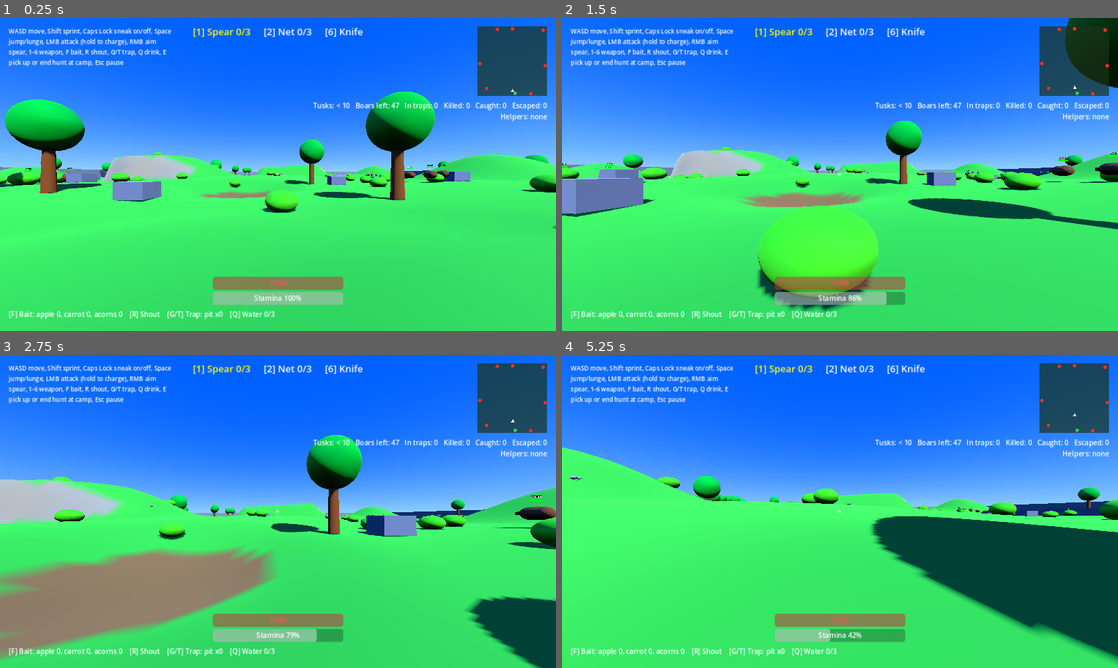
Above: before the commit, frames 1-4 (two rows, left to right).
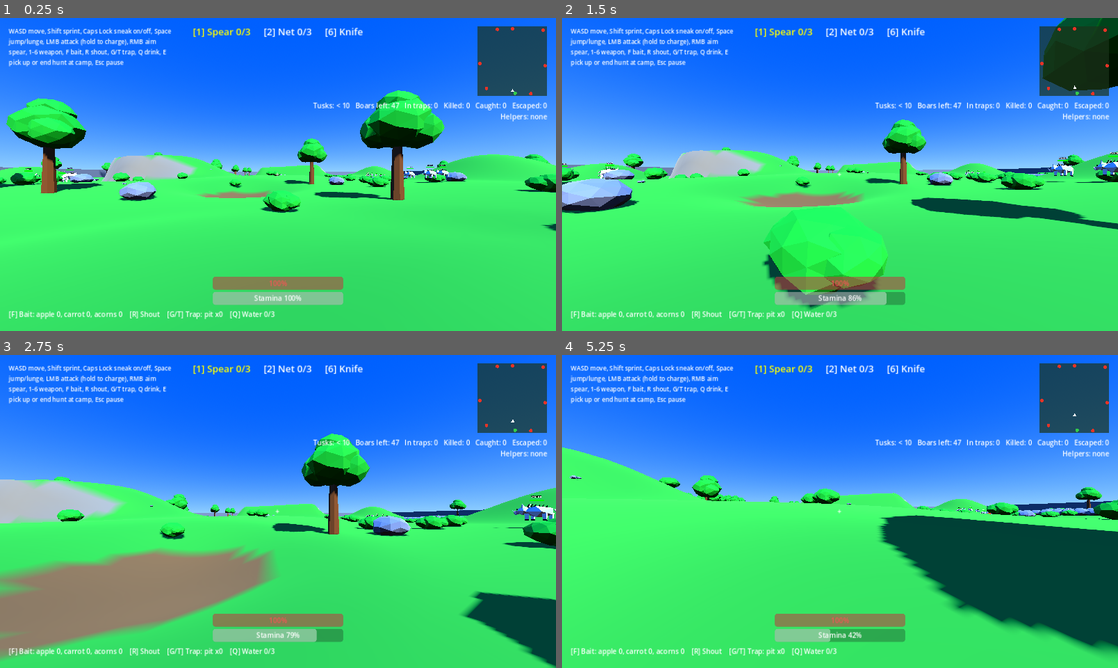
Above: after the commit, the same moments.

Repository: bageus/where-boar
Game: Godot game, scene res://game/presentation/hunt_map/public/hunt_map.tscn
The game is run twice, just before and just after one commit, with the same random seed, the same clock (stepped at 60 frames per second) and the same inputs. This scene is started directly instead of the project's main scene.
Inputs (mouse positions are in pixels of both pictures, inside the frame that each line leads up to):
- Up to frame 1 (0.25 s): no input
- Up to frame 2 (1.5 s): tap Enter at 0.5 s; move the mouse to (867, 174) at 0.52 s; hold Right mouse button (aim) 0.53-1.28 s; hold W (move_forward) from 0.53 s (still down); tap Space (jump) at 0.77 s; move the mouse to (812, 174) at 1.27 s; click (812, 174) at 1.35 s
- Up to frame 3 (2.75 s): keep holding W (move_forward); tap Space (jump) at 1.52 s; move the mouse to (289, 505) at 2.02 s; hold F (bait) from 2.03 s (still down)
- Up to frame 4 (5.25 s): keep holding W (move_forward); move the mouse to (834, 517) at 2.77 s; release F (bait) at 2.78 s; tap Caps Lock (crouch) at 2.85 s; tap Space (jump) at 3.02, 3.77, 4.52 s; move the mouse to (878, 514) at 3.52 s; hold Q (drink) 3.53-4.28 s; move the mouse to (795, 508) at 4.27 s; tap E (interact) at 4.35 s; move the mouse to (845, 511) at 5.02 s; hold R (shout) from 5.03 s (still down)

The runs differ from the first frame. In frame 1, 6.0% of the frame differs, in the area x 0-100%, y 23-69%; in frame 2, 11%, in the area x 0-100%, y 0-94%; in frame 3, 4.2%; in frame 4, 2.8%.
Error in both runs: Invalid access to property or key 'spawn_weight' on a base object of type 'Resource'. (res://game/features/boar/public/boar_types.gd:20)

Commit message:
P3-018: low-poly boar and nature models from tools/build_models.py
Co-Authored-By: Claude Opus 5.5 <noreply@anthropic.com>
Claude-Session: https://claude.ai/code/session_017Jb3ZfzYPbeQG7oKZQVYiW

Diff:
--- a/game/features/boar/module.json
+++ b/game/features/boar/module.json
@@ -9,6 +9,8 @@
     "public/boar_outcome.gd",
     "public/boar_body.tscn",
     "public/boar_body.gd",
+    "public/boar_model.tscn",
+    "public/boar_model.gd",
     "public/boar_type.gd",
     "public/boar_types.gd",
     "public/boar_hitbox.gd"
--- a/game/features/boar/public/boar_body.gd
+++ b/game/features/boar/public/boar_body.gd
@@ -108,10 +108,7 @@
 
 func _ready() -> void:
 	boar = Boar.new(boar_type.id, boar_type.max_health)
-	var hide := StandardMaterial3D.new()
-	hide.albedo_color = boar_type.color
-	$Body.material_override = hide
-	$Snout.material_override = hide
+	$Model.paint(boar_type.color)
 	_show_state()
 
 
--- a/game/features/boar/public/boar_body.tscn
+++ b/game/features/boar/public/boar_body.tscn
@@ -1,8 +1,9 @@
-[gd_scene load_steps=14 format=3]
+[gd_scene load_steps=12 format=3]
 
 [ext_resource type="Script" path="res://game/features/boar/public/boar_body.gd" id="1_boar"]
 [ext_resource type="Script" path="res://game/features/boar/presentation/boar_sounds.gd" id="2_sounds"]
 [ext_resource type="Script" path="res://game/features/boar/public/boar_hitbox.gd" id="3_hitbox"]
+[ext_resource type="PackedScene" path="res://game/features/boar/public/boar_model.tscn" id="4_model"]
 
 [sub_resource type="CapsuleShape3D" id="Shape_body"]
 radius = 0.45
@@ -11,18 +12,6 @@
 [sub_resource type="CapsuleShape3D" id="Shape_hitbox"]
 radius = 0.8
 height = 2.3
-
-[sub_resource type="StandardMaterial3D" id="Mat_hide"]
-albedo_color = Color(0.42, 0.27, 0.16, 1)
-
-[sub_resource type="CapsuleMesh" id="Mesh_body"]
-material = SubResource("Mat_hide")
-radius = 0.45
-height = 1.6
-
-[sub_resource type="BoxMesh" id="Mesh_snout"]
-material = SubResource("Mat_hide")
-size = Vector3(0.3, 0.25, 0.3)
 
 [sub_resource type="StandardMaterial3D" id="Mat_bar_back"]
 shading_mode = 0
@@ -51,13 +40,7 @@
 transform = Transform3D(1, 0, 0, 0, 0, 1, 0, -1, 0, 0, 0.5, 0)
 shape = SubResource("Shape_body")
 
-[node name="Body" type="MeshInstance3D" parent="."]
-transform = Transform3D(1, 0, 0, 0, 0, 1, 0, -1, 0, 0, 0.5, 0)
-mesh = SubResource("Mesh_body")
-
-[node name="Snout" type="MeshInstance3D" parent="."]
-transform = Transform3D(1, 0, 0, 0, 1, 0, 0, 0, 1, 0, 0.5, -0.9)
-mesh = SubResource("Mesh_snout")
+[node name="Model" parent="." instance=ExtResource("4_model")]
 
 [node name="HealthBar" type="Node3D" parent="."]
 transform = Transform3D(1, 0, 0, 0, 1, 0, 0, 0, 1, 0, 1.4, 0)
--- /dev/null
+++ b/game/features/boar/public/boar_model.gd
@@ -0,0 +1,13 @@
+extends Node3D
+
+## Low-poly boar from assets/models/boar.glb (tools/build_models.py); the "hide" surface takes a boar type's colour.
+
+
+func paint(color: Color) -> void:
+	var hide := StandardMaterial3D.new()
+	hide.albedo_color = color
+	hide.roughness = 0.9
+	for mesh: MeshInstance3D in find_children("*", "MeshInstance3D", true, false):
+		for i in mesh.mesh.get_surface_count():
+			if mesh.mesh.surface_get_material(i).resource_name == "hide":
+				mesh.set_surface_override_material(i, hide)
--- /dev/null
+++ b/game/features/boar/public/boar_model.tscn
@@ -0,0 +1,9 @@
+[gd_scene load_steps=3 format=3]
+
+[ext_resource type="Script" path="res://game/features/boar/public/boar_model.gd" id="1_model"]
+[ext_resource type="PackedScene" path="res://assets/models/boar.glb" id="2_glb"]
+
+[node name="BoarModel" type="Node3D"]
+script = ExtResource("1_model")
+
+[node name="Mesh" parent="." instance=ExtResource("2_glb")]
--- a/game/features/hunter/presentation/mount.gd
+++ b/game/features/hunter/presentation/mount.gd
@@ -8,9 +8,7 @@
 
 
 func _ready() -> void:
-	var hide := StandardMaterial3D.new()
-	hide.albedo_color = boar_type.color
-	$Body.material_override = hide
+	$Model.paint(boar_type.color)
 	$Label.text = "%s — ride [E]" % boar_type.display_name
 
 
--- a/game/features/hunter/presentation/mount.tscn
+++ b/game/features/hunter/presentation/mount.tscn
@@ -1,16 +1,17 @@
-[gd_scene load_steps=5 format=3]
+[gd_scene load_steps=6 format=3]
 
 [ext_resource type="Script" path="res://game/features/hunter/presentation/mount.gd" id="1_mount"]
+[ext_resource type="PackedScene" path="res://game/features/boar/public/boar_model.tscn" id="2_model"]
 
 [sub_resource type="CapsuleShape3D" id="Shape_body"]
 radius = 0.45
 height = 1.6
 
-[sub_resource type="CapsuleMesh" id="Mesh_body"]
-radius = 0.45
-height = 1.6
+[sub_resource type="StandardMaterial3D" id="Mat_leather"]
+albedo_color = Color(0.5, 0.28, 0.12, 1)
 
 [sub_resource type="BoxMesh" id="Mesh_saddle"]
+material = SubResource("Mat_leather")
 size = Vector3(0.7, 0.15, 0.6)
 
 [node name="Mount" type="StaticBody3D"]
@@ -20,12 +21,10 @@
 transform = Transform3D(1, 0, 0, 0, 0, 1, 0, -1, 0, 0, 0.5, 0)
 shape = SubResource("Shape_body")
 
-[node name="Body" type="MeshInstance3D" parent="."]
-transform = Transform3D(1, 0, 0, 0, 0, 1, 0, -1, 0, 0, 0.5, 0)
-mesh = SubResource("Mesh_body")
+[node name="Model" parent="." instance=ExtResource("2_model")]
 
 [node name="Saddle" type="MeshInstance3D" parent="."]
-transform = Transform3D(1, 0, 0, 0, 1, 0, 0, 0, 1, 0, 0.98, 0)
+transform = Transform3D(1, 0, 0, 0, 1, 0, 0, 0, 1, 0, 1.02, 0.1)
 mesh = SubResource("Mesh_saddle")
 
 [node name="Label" type="Label3D" parent="."]
--- a/game/presentation/hunt_map/props/bush.tscn
+++ b/game/presentation/hunt_map/props/bush.tscn
@@ -1,21 +1,13 @@
-[gd_scene load_steps=4 format=3]
+[gd_scene load_steps=3 format=3]
 
-[sub_resource type="StandardMaterial3D" id="Mat_bush"]
-albedo_color = Color(0.3, 0.65, 0.15, 1)
-
-[sub_resource type="SphereMesh" id="Mesh_bush"]
-material = SubResource("Mat_bush")
-radius = 0.9
-height = 1.2
+[ext_resource type="PackedScene" path="res://assets/models/bush.glb" id="1_bush"]
 
 [sub_resource type="SphereShape3D" id="Shape_cover"]
 radius = 0.9
 
 [node name="Bush" type="Node3D"]
 
-[node name="Mesh" type="MeshInstance3D" parent="."]
-transform = Transform3D(1, 0, 0, 0, 1, 0, 0, 0, 1, 0, 0.5, 0)
-mesh = SubResource("Mesh_bush")
+[node name="Mesh" parent="." instance=ExtResource("1_bush")]
 
 [node name="Cover" type="StaticBody3D" parent="."]
 collision_layer = 16
--- a/game/presentation/hunt_map/props/rock.tscn
+++ b/game/presentation/hunt_map/props/rock.tscn
@@ -1,13 +1,8 @@
-[gd_scene load_steps=4 format=3]
+[gd_scene load_steps=3 format=3]
+
+[ext_resource type="PackedScene" path="res://assets/models/rock.glb" id="1_rock"]
 
 [sub_resource type="BoxShape3D" id="Shape_rock"]
-size = Vector3(2, 1.2, 2)
-
-[sub_resource type="StandardMaterial3D" id="Mat_rock"]
-albedo_color = Color(0.45, 0.45, 0.48, 1)
-
-[sub_resource type="BoxMesh" id="Mesh_rock"]
-material = SubResource("Mat_rock")
 size = Vector3(2, 1.2, 2)
 
 [node name="Rock" type="StaticBody3D"]
@@ -16,6 +11,4 @@
 transform = Transform3D(1, 0, 0, 0, 1, 0, 0, 0, 1, 0, 0.6, 0)
 shape = SubResource("Shape_rock")
 
-[node name="Mesh" type="MeshInstance3D" parent="."]
-transform = Transform3D(1, 0, 0, 0, 1, 0, 0, 0, 1, 0, 0.6, 0)
-mesh = SubResource("Mesh_rock")
+[node name="Mesh" parent="." instance=ExtResource("1_rock")]
--- a/game/presentation/hunt_map/props/stone_pile.tscn
+++ b/game/presentation/hunt_map/props/stone_pile.tscn
@@ -1,24 +1,14 @@
-[gd_scene load_steps=3 format=3]
+[gd_scene load_steps=2 format=3]
 
-[sub_resource type="StandardMaterial3D" id="Mat_stone"]
-albedo_color = Color(0.55, 0.55, 0.58, 1)
-
-[sub_resource type="SphereMesh" id="Mesh_stone"]
-material = SubResource("Mat_stone")
-radius = 0.12
-height = 0.2
+[ext_resource type="PackedScene" path="res://assets/models/stone.glb" id="1_stone"]
 
 [node name="StonePile" type="Node3D" groups=["stone_piles"]]
 metadata/stones = 3
 
-[node name="A" type="MeshInstance3D" parent="."]
-transform = Transform3D(1, 0, 0, 0, 1, 0, 0, 0, 1, 0, 0.08, 0)
-mesh = SubResource("Mesh_stone")
+[node name="A" parent="." instance=ExtResource("1_stone")]
 
-[node name="B" type="MeshInstance3D" parent="."]
-transform = Transform3D(1, 0, 0, 0, 1, 0, 0, 0, 1, 0.2, 0.08, 0.1)
-mesh = SubResource("Mesh_stone")
+[node name="B" parent="." instance=ExtResource("1_stone")]
+transform = Transform3D(0, 0, -1, 0, 1, 0, 1, 0, 0, 0.2, 0, 0.1)
 
-[node name="C" type="MeshInstance3D" parent="."]
-transform = Transform3D(1, 0, 0, 0, 1, 0, 0, 0, 1, 0.05, 0.08, -0.2)
-mesh = SubResource("Mesh_stone")
+[node name="C" parent="." instance=ExtResource("1_stone")]
+transform = Transform3D(-1, 0, 0, 0, 1, 0, 0, 0, -1, 0.05, 0, -0.2)
--- a/game/presentation/hunt_map/props/tree.tscn
+++ b/game/presentation/hunt_map/props/tree.tscn
@@ -1,25 +1,10 @@
-[gd_scene load_steps=6 format=3]
+[gd_scene load_steps=3 format=3]
+
+[ext_resource type="PackedScene" path="res://assets/models/tree.glb" id="1_tree"]
 
 [sub_resource type="CylinderShape3D" id="Shape_trunk"]
 radius = 0.4
 height = 4.0
-
-[sub_resource type="StandardMaterial3D" id="Mat_bark"]
-albedo_color = Color(0.45, 0.27, 0.13, 1)
-
-[sub_resource type="CylinderMesh" id="Mesh_trunk"]
-material = SubResource("Mat_bark")
-top_radius = 0.3
-bottom_radius = 0.4
-height = 4.0
-
-[sub_resource type="StandardMaterial3D" id="Mat_leaves"]
-albedo_color = Color(0.1, 0.55, 0.18, 1)
-
-[sub_resource type="SphereMesh" id="Mesh_crown"]
-material = SubResource("Mat_leaves")
-radius = 1.8
-height = 3.6
 
 [node name="Tree" type="StaticBody3D"]
 
@@ -27,10 +12,4 @@
 transform = Transform3D(1, 0, 0, 0, 1, 0, 0, 0, 1, 0, 2, 0)
 shape = SubResource("Shape_trunk")
 
-[node name="Trunk" type="MeshInstance3D" parent="."]
-transform = Transform3D(1, 0, 0, 0, 1, 0, 0, 0, 1, 0, 2, 0)
-mesh = SubResource("Mesh_trunk")
-
-[node name="Crown" type="MeshInstance3D" parent="."]
-transform = Transform3D(1, 0, 0, 0, 1, 0, 0, 0, 1, 0, 4.8, 0)
-mesh = SubResource("Mesh_crown")
+[node name="Mesh" parent="." instance=ExtResource("1_tree")]
Binary file added: assets/models/boar.glb
Not shown, added: assets/models/boar.glb.import
Binary file added: assets/models/bush.glb
Not shown, added: assets/models/bush.glb.import
Binary file added: assets/models/rock.glb
Not shown, added: assets/models/rock.glb.import
Binary file added: assets/models/stone.glb
Not shown, added: assets/models/stone.glb.import
Binary file added: assets/models/tree.glb
Not shown, added: assets/models/tree.glb.import
Not shown, added: game/features/boar/public/boar_model.gd.uid
Not shown, changed: ACTIVE_TASK.md
(and 4 more such lines)
